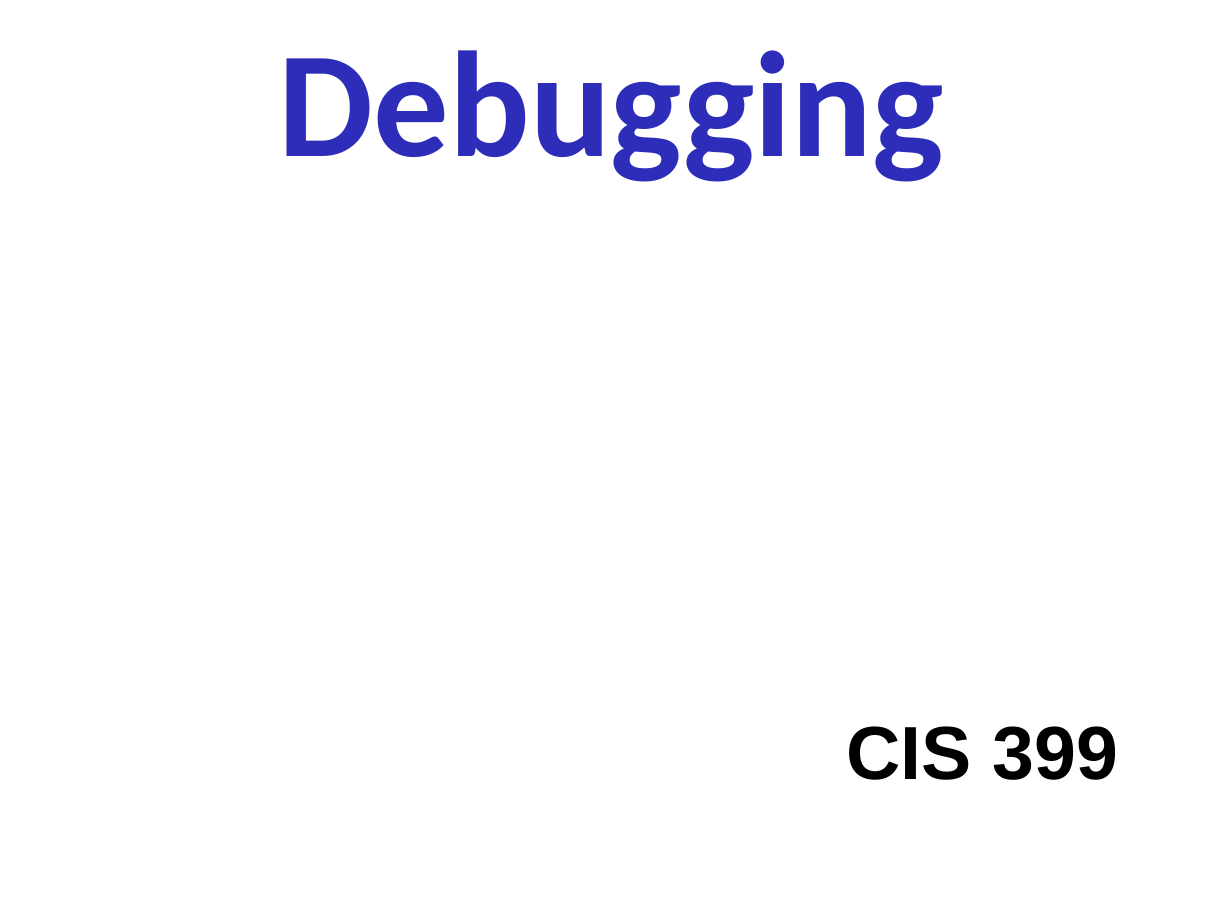
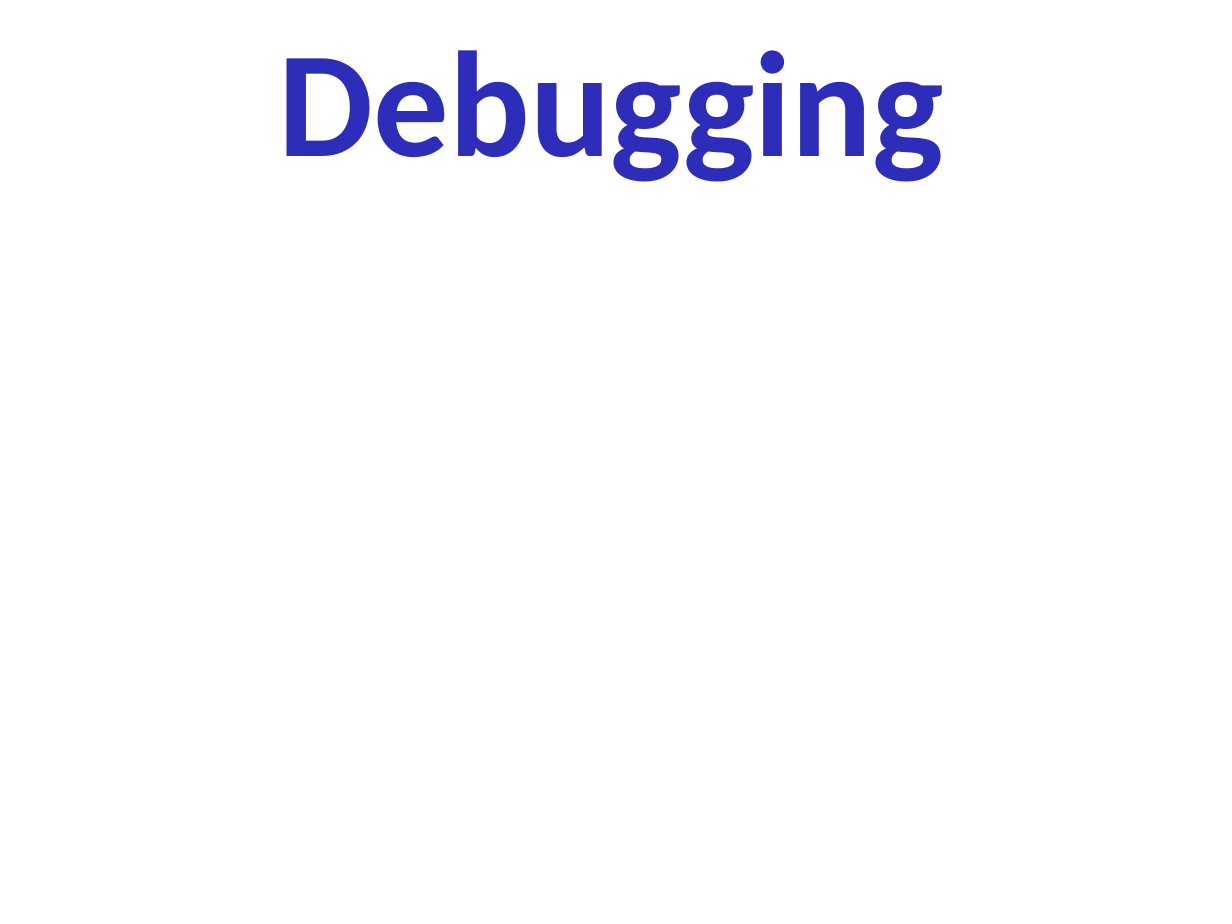
Before and after one commit to ProfBird/AndroidAppDev1-CourseMaterials, a slide deck: slide 1 of docs/Slides/2-Intro-1-Debugging.pptx. Drawn at 1232x924 pixels with LibreOffice and Linux fonts; fonts in the diff are those of the drawing; background and template pictures are left out. Boxes give left, top, right and bottom in pixels: in the first picture for what was removed or moved away, otherwise in the second. Text is boxed around its words. In the diff, an @@ line names an element or a change of style, - is before the commit and + after.

```diff
--- a/docs/Slides/2-Intro-1-Debugging.pptx
+++ b/docs/Slides/2-Intro-1-Debugging.pptx
@@ subtitle removed at (x1=846, y1=726, x2=1118, y2=780) @@
-CIS 399
```
Also in this commit, not shown: 1 other slide changed.
